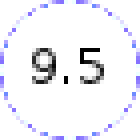
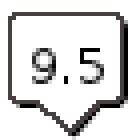
Revision of a layered 140x140 image; what changed, layer by layer:
removed layer "Circle" over [0, 0, 140, 140]
added layer "Marker" above "MarkerShape" over [8, 12, 124, 136]
added layer "MarkerShape" over [12, 16, 128, 140]
